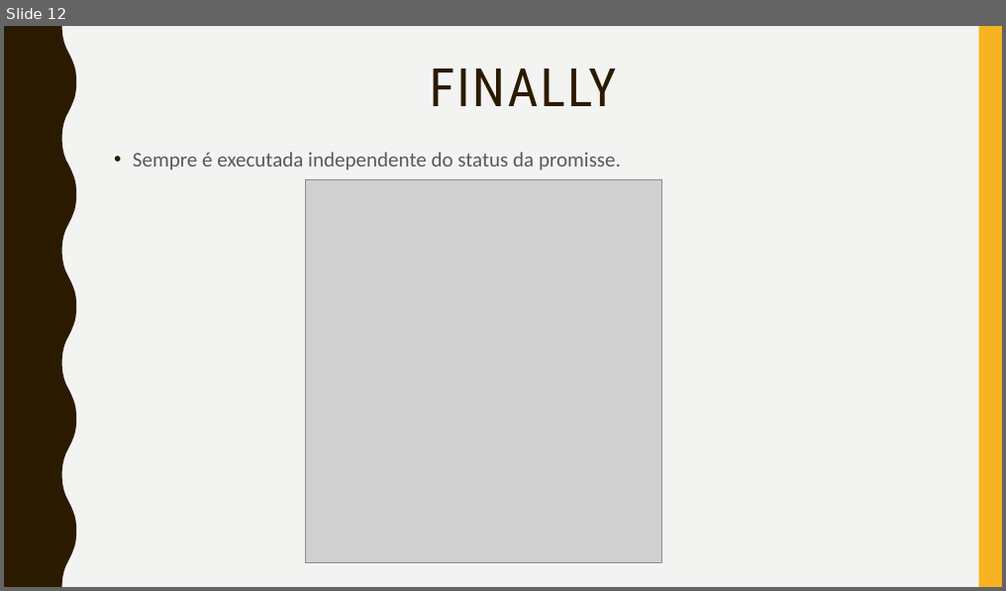
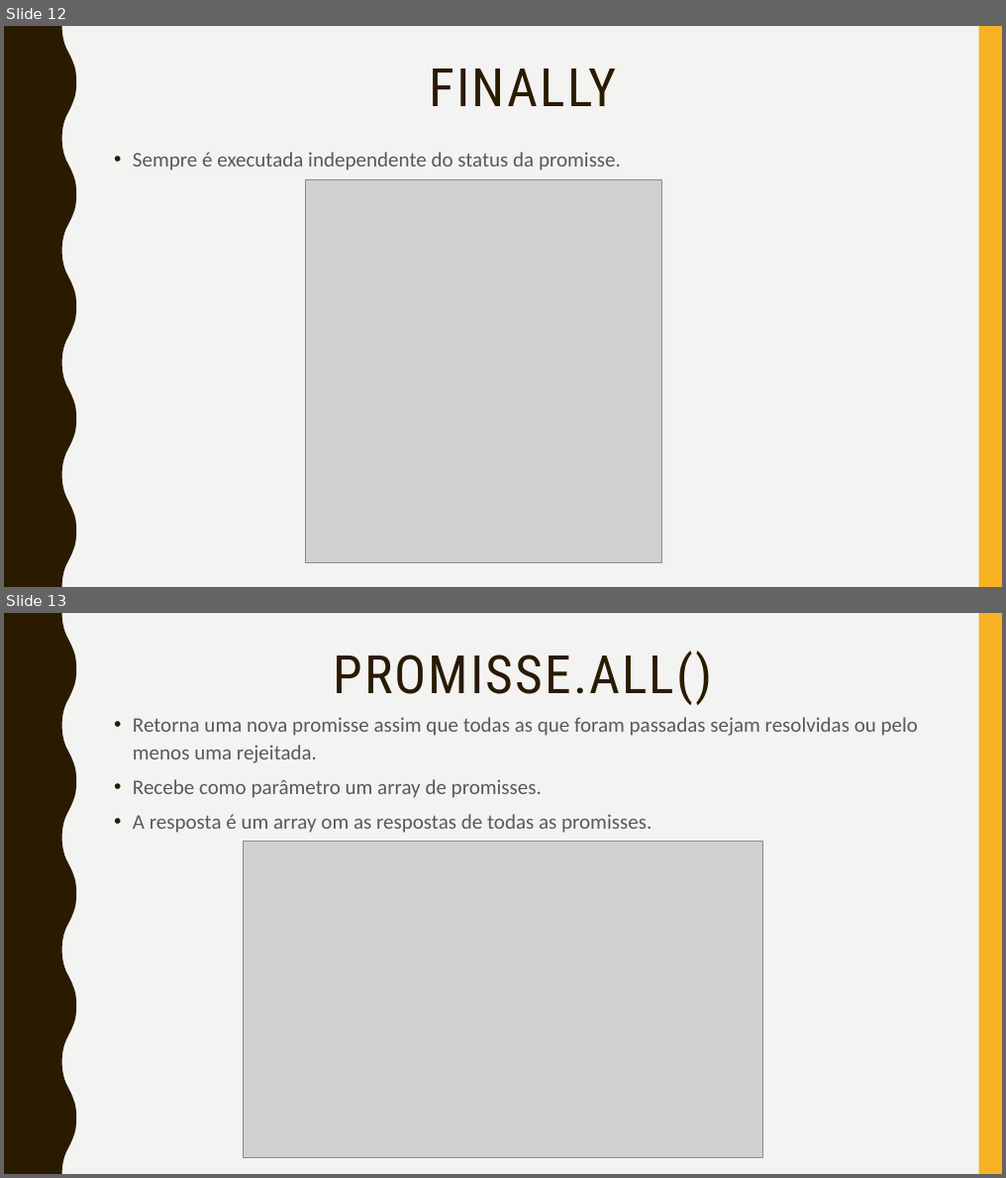
Before and after one commit to kauealvs/exercicios-aulas-javascript, a slide deck: slides/aula11/aula11.pptx. Shown one above the other, each under a label of ours: slide 12 before the commit, slides 12 and 13 after it. The pictures are 1006x591 and 1006x1178 pixels, drawn with LibreOffice and Linux fonts; fonts in the diff are those of the drawing; grey boxes stand for pictures. Boxes give left, top, right and bottom in pixels: in the first picture for what was removed or moved away, otherwise in the second. Text is boxed around its words. In the diff, an @@ line names an element or a change of style, - is before the commit and + after.

```diff
--- a/slides/aula11/aula11.pptx
+++ b/slides/aula11/aula11.pptx
@@ slide 13 added at <box>4,613,1002,1174</box>, background #F3F3F2; not listed: 2 template elements that a slide beside it also shows @@
@@ title added at <box>333,651,712,705</box>, 51 pt, text #2A1A00 @@
+PROMISSE.ALL()
@@ text added at <box>133,717,918,833</box>, 20 pt, text #595959 @@
+• Retorna uma nova promisse assim que todas as que foram passadas sejam resolvidas ou pelo menos uma rejeitada.
+• Recebe como parâmetro um array de promisses.
+• A resposta é um array om as respostas de todas as promisses.
@@ picture added at <box>244,842,763,1158</box> @@
```
Also in this commit, not shown: 1 other slide added.
